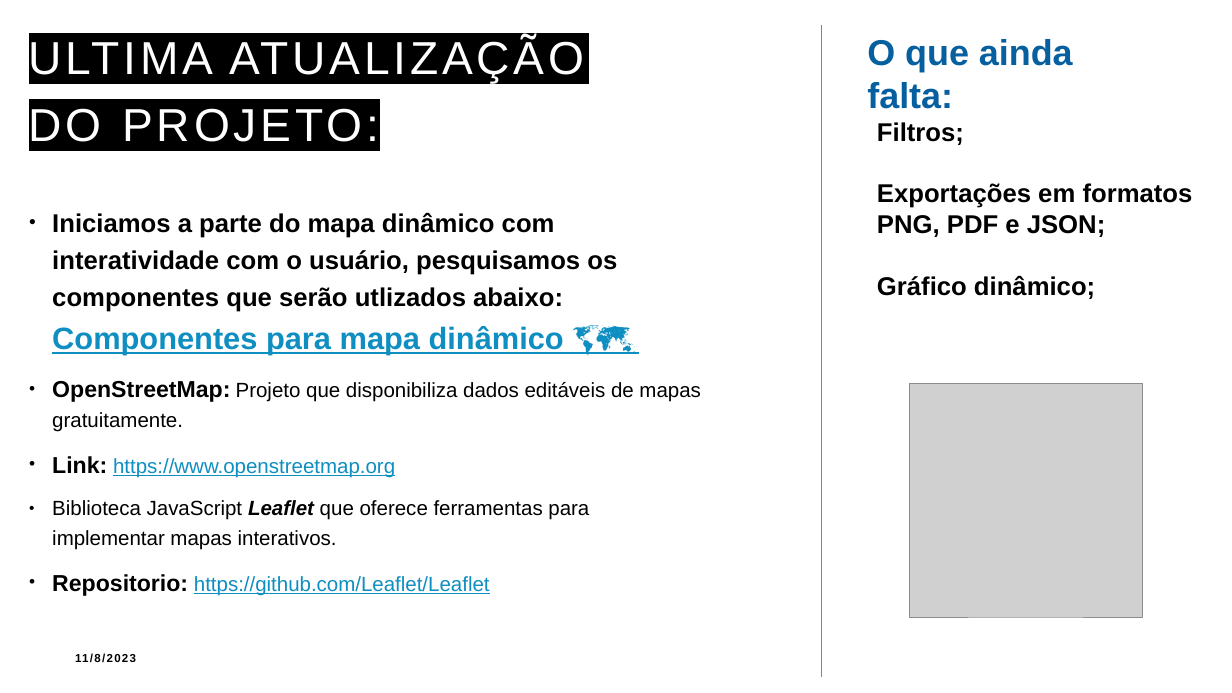
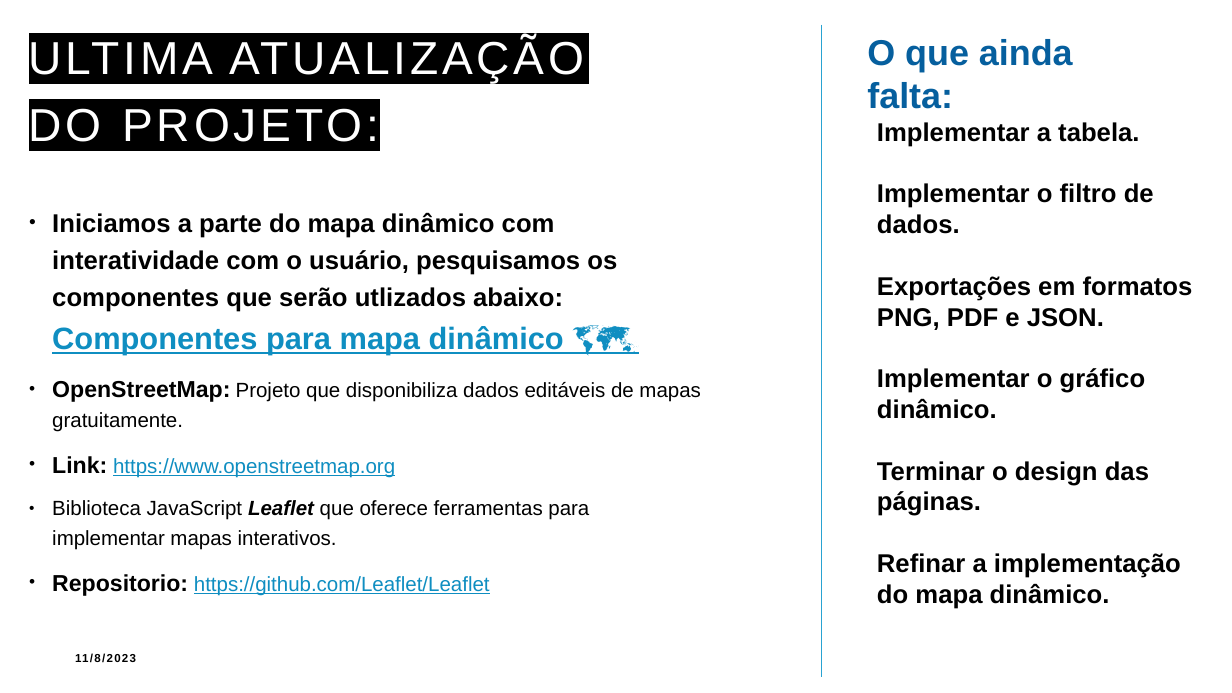
Before and after one commit to rfdnnr/Piracituba, a slide deck: slide 8 of Apresentação Nimbus Final.pptx. Drawn at 1232x693 pixels with LibreOffice and Linux fonts; fonts in the diff are those of the drawing; grey boxes stand for pictures. Boxes give left, top, right and bottom in pixels: in the first picture for what was removed or moved away, otherwise in the second. Text is boxed around its words. In the diff, an @@ line names an element or a change of style, - is before the commit and + after.

```diff
--- a/Apresentação Nimbus Final.pptx
+++ b/Apresentação Nimbus Final.pptx
@@ text at [877, 122, 1193, 609]: text changed @@
-Filtros;
-Exportações em formatos PNG, PDF e JSON;
-Gráfico dinâmico;
+Implementar a tabela.
+Implementar o filtro de dados.
+Exportações em formatos PNG, PDF e JSON.
+Implementar o gráfico dinâmico.
+Terminar o design das páginas.
+Refinar a implementação do mapa dinâmico.
@@ picture removed at [909, 384, 1142, 616] @@
```
